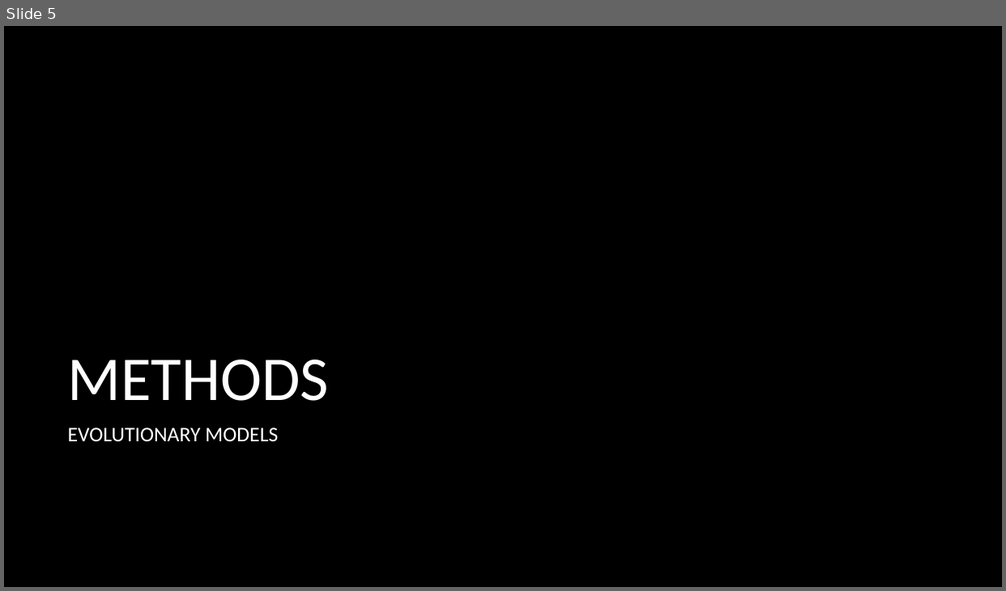
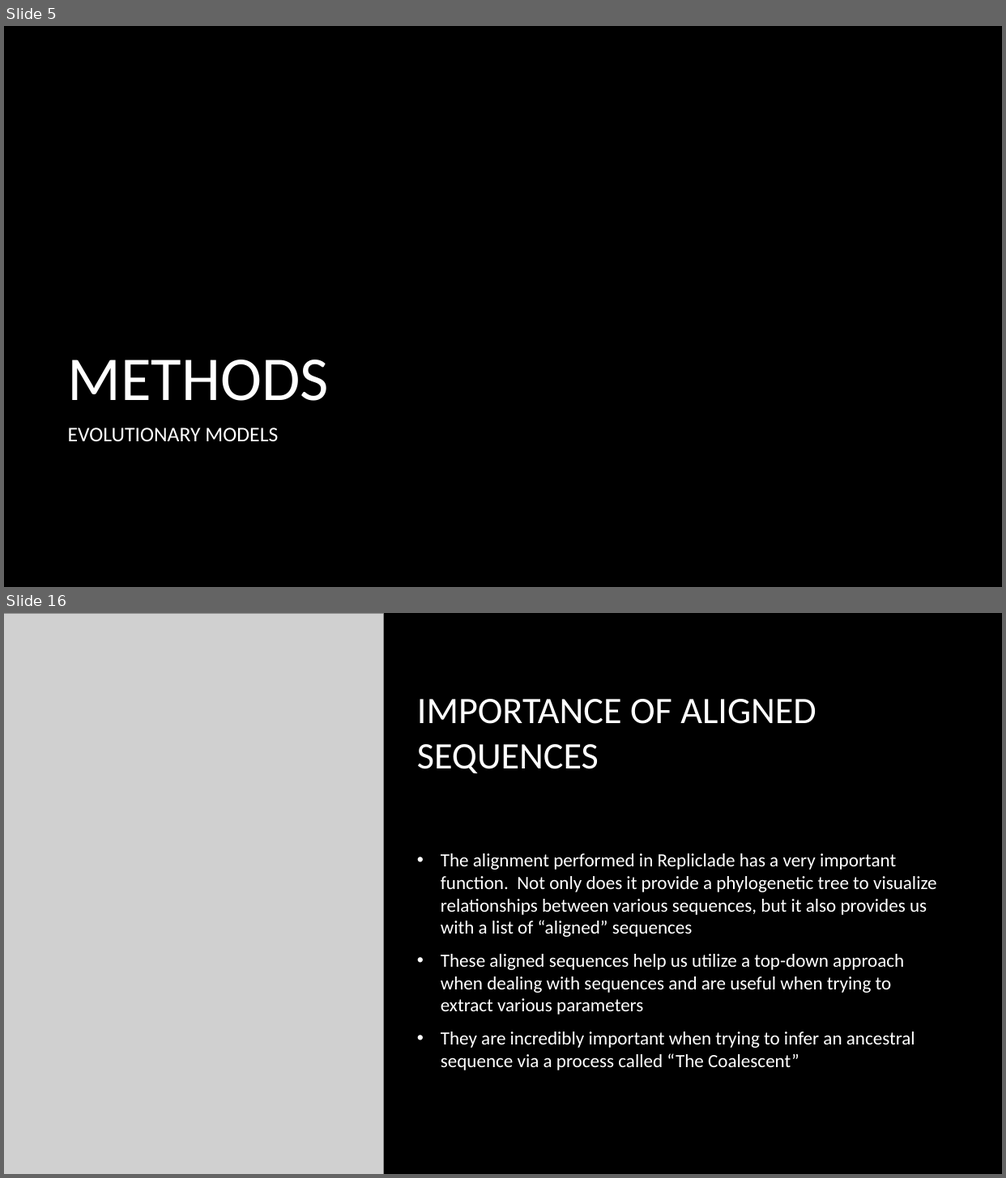
Before and after one commit to hakidehari/RepliClade, a slide deck: Repliclade_final/Repliclade.pptx. Shown one above the other, each under a label of ours: slide 5 before the commit, slides 5 and 16 after it; the slides between them are not shown. The pictures are 1006x591 and 1006x1178 pixels, drawn with LibreOffice and Linux fonts; fonts in the diff are those of the drawing; grey boxes stand for pictures; background and template pictures are left out. Boxes give left, top, right and bottom in pixels: in the first picture for what was removed or moved away, otherwise in the second. Text is boxed around its words. In the diff, an @@ line names an element or a change of style, - is before the commit and + after.

```diff
--- a/Repliclade_final/Repliclade.pptx
+++ b/Repliclade_final/Repliclade.pptx
@@ slide 16 added at (4, 613, 1002, 1174), background picture (left out) @@
@@ picture added at (4, 613, 384, 1174) @@
@@ title added at (417, 699, 816, 773), 36 pt, text #FFFFFF @@
+IMPORTANCE OF ALIGNED SEQUENCES
@@ text added at (441, 854, 937, 1071), 18 pt, text #FFFFFF @@
+• The alignment performed in Repliclade has a very important function. Not only does it provide a phylogenetic tree to visualize relationships between various sequences, but it also provides us with a list of “aligned” sequences
+• These aligned sequences help us utilize a top-down approach when dealing with sequences and are useful when trying to extract various parameters
+• They are incredibly important when trying to infer an ancestral sequence via a process called “The Coalescent”
```
Also in this commit, not shown: 5 slides changed, 14 other slides added, 2 other files.
